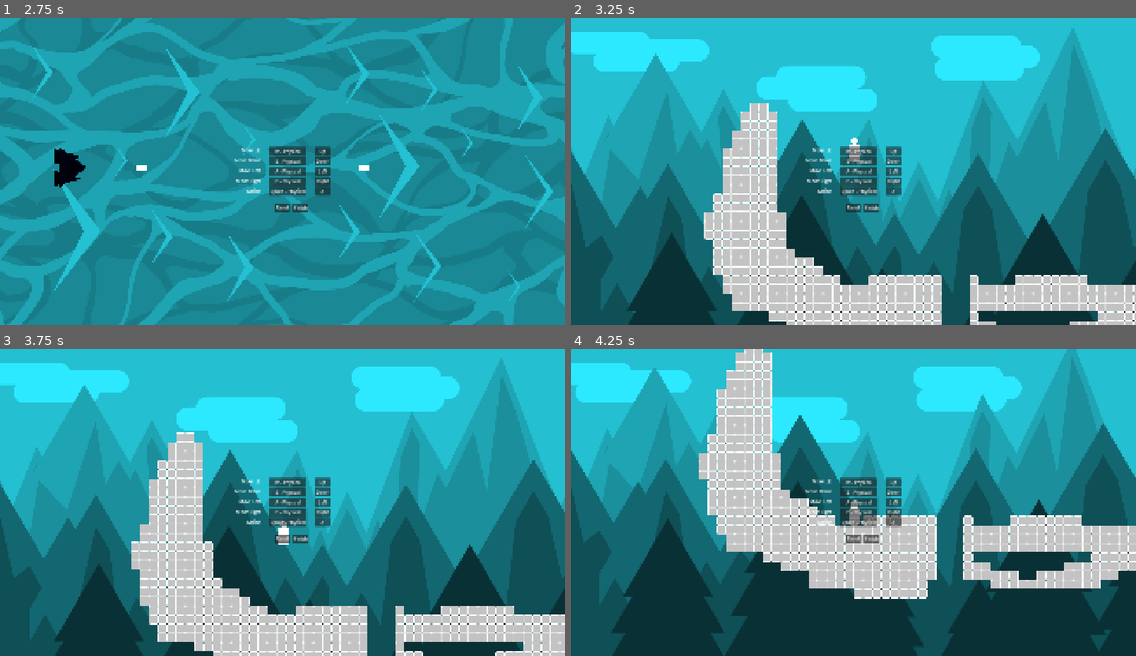
Above: before the commit, frames 1-4 (two rows, left to right).
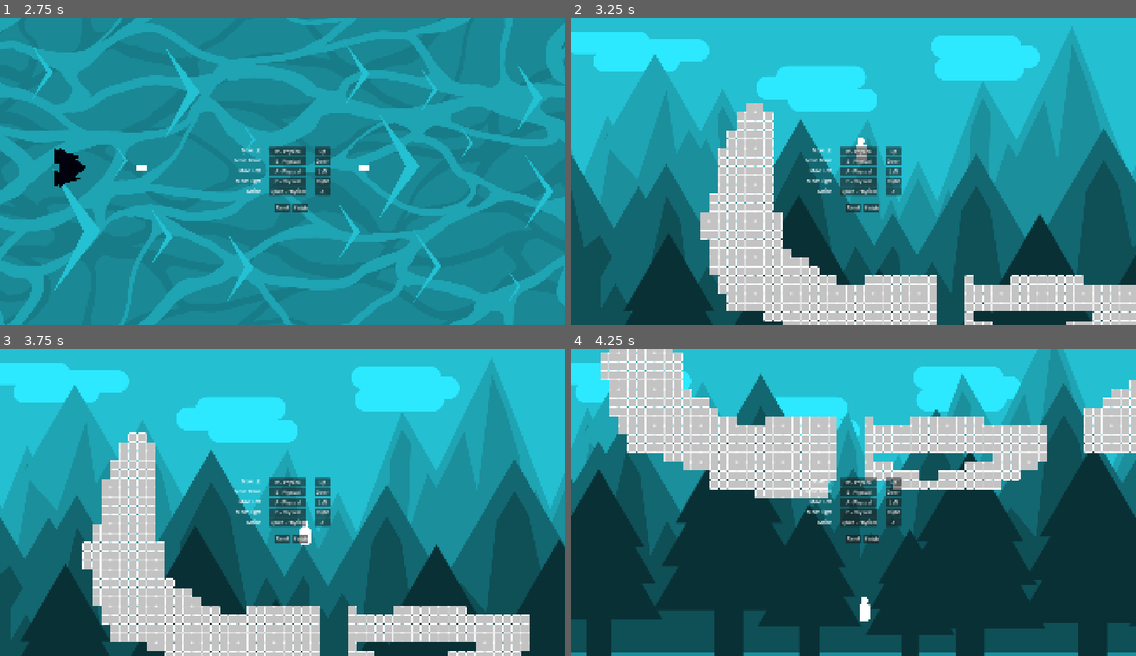
Above: after the commit, the same moments.

Repository: Yuna-Fr/AccessibilityGame
Game: Godot game, scene res://Scenes/Lvl_Circuit.tscn
Same seed, same stepped clock (60 frames per second), same inputs: the game is played once before the commit and once after it.
Inputs (mouse positions are in pixels of both pictures, inside the frame that each line leads up to):
- Up to frame 1 (2.75 s): tap Enter at 0.5 s; move the mouse to (90, 174) at 0.52 s; hold Space (Action) 0.53-1.28 s; hold D (Move_Right) 0.53-2.03 s; click (90, 174) at 0.67 s; tap W (Move_Up) at 0.77, 1.52 s; move the mouse to (169, 186) at 1.27 s; tap Q (SwapScene) at 1.35 s; move the mouse to (339, 103) at 2.02 s; hold A (Move_Left) from 2.03 s (still down); hold Space (Action) from 2.03 s (still down)
- Up to frame 2 (3.25 s): move the mouse to (825, 232) at 2.77 s; release A (Move_Left) at 2.78 s; release Space (Action) at 2.78 s; hold D (Move_Right) from 2.78 s (still down); tap Q (SwapScene) at 2.85 s; click (825, 232) at 2.92 s; tap W (Move_Up) at 3.02 s
- Up to frame 3 (3.75 s): keep holding D (Move_Right); move the mouse to (452, 548) at 3.52 s; hold Space (Action) from 3.53 s (still down)
- Up to frame 4 (4.25 s): keep holding D (Move_Right); keep holding Space (Action); tap W (Move_Up) at 3.77 s

Frame 1 is identical in both runs. In frame 2, 8.3% of the frame differs, in the area x 0-100%, y 2-100%; in frame 3, 39%; in frame 4, 68%, in the area x 0-100%, y 0-100%.

Commit message:
Updated maxSpeed value
Change maxSpeed from 50.0 to 500.0

Diff:
--- a/Scripts/S_PersoPlatformer.gd
+++ b/Scripts/S_PersoPlatformer.gd
@@ -1,7 +1,7 @@
 extends CharacterBody2D
 
 @export var speed : float = 50
-@export var maxSpeed : float = 50.0
+@export var maxSpeed : float = 500.0
 @export var jump_speed : float = 500
 @export var gravity : float = 9.98
 @export var friction : float = 30
